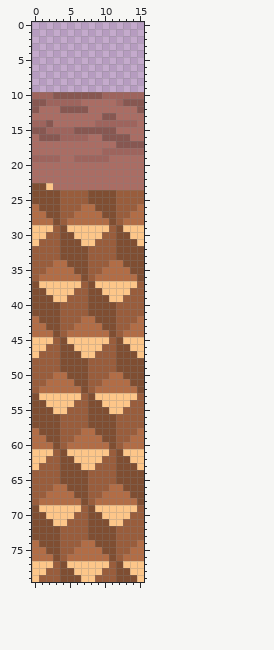
Sprite sheet -- sprites/spr_ground_tile/e61a8875-3772-4930-9bef-6f41e19141ed.png. Above is the file before it was changed.
The file is 16x80 pixels. Pixels under 10% opacity are left out.
After:
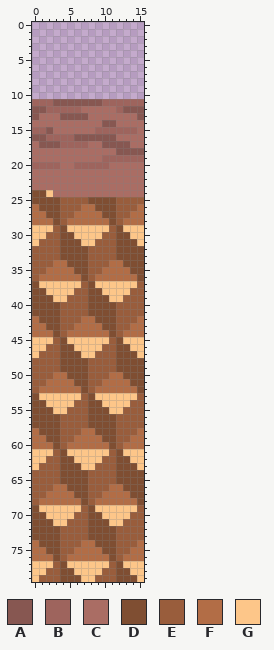
Palette (. is transparent): A #875751  B #9e645d  C #aa6d64  D #7f4e32  E #995d3c  F #b26d46  G #fdc689
Edits made:
Colour B gives way to colour A in row 11 at x 3 to 6; in row 14 at x 10 to 11; in row 15 at x 2; in row 16 at x 6 to 7; in row 18 at x 12 to 15.
Colour C gives way to colour A in row 11 at x 7 to 9; in row 12 at x 1 and 13 to 14; in row 13 at x 0, 4 to 7 and 15; in row 16 at x 0 and 8 to 9; in row 17 at x 1 to 3 and 10 to 11.
Colour A gives way to colour B in row 11 at x 0 to 1 and 13 to 15; in row 12 at x 4 to 6; in row 15 at x 0 to 1 and 9 to 11; in row 16 at x 2 to 3.
Colour C gives way to colour B in row 11 at x 10 to 11; in row 12 at x 2 to 3 and 12; in row 15 at x 12 to 14; in row 17 at x 4 to 7; in row 19 at x 11 to 15; in row 20 at x 0 to 3 and 6 to 10.
Colour A gives way to colour C in row 12 at x 7; in row 13 at x 10 to 11; in row 14 at x 2; in row 15 at x 6 to 8; in row 16 at x 12 to 13; in row 17 at x 14 to 15.
Colour B gives way to colour C in row 14 at x 0 to 1, 9 and 12 to 14; in row 15 at x 3 to 5; in row 18 at x 10 to 11; in row 19 at x 0 to 3 and 6 to 9.
Colour D gives way to colour C in row 23 at x 0 to 1; in row 24 at x 3 and 8 to 11.
Colour E gives way to colour C in row 24 at x 4 to 7 and 12 to 15.
Colour G gives way to colour C in row 23 at x 2.
Colour D gives way to colour G in row 24 at x 2.
The author cleared colour A in row 10 at x 3 to 9.
The author cleared colour B in row 10 at x 0 to 2 and 10 to 15.
